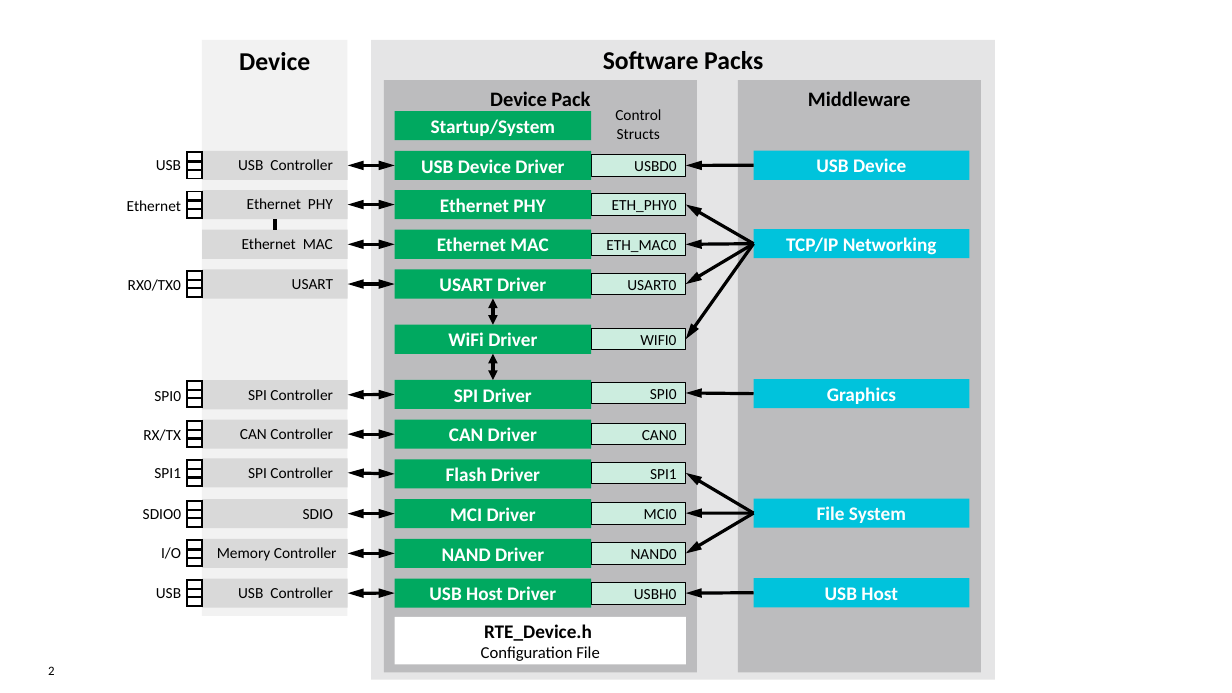
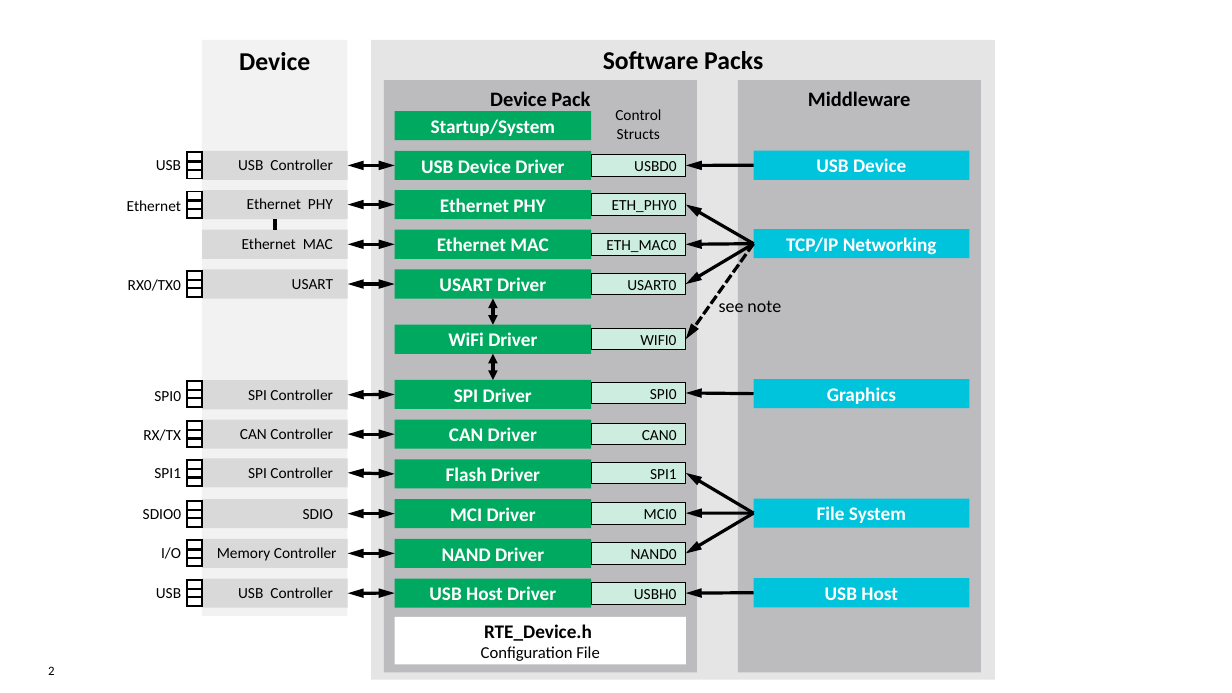
Before and after one commit to JonatanAntoni/CMSIS_6, a slide deck: slide 2 of doxygen/driver/src/images/driver.pptx. Drawn at 1232x693 pixels with LibreOffice and Linux fonts; fonts in the diff are those of the drawing; background and template pictures are left out. Boxes give left, top, right and bottom in pixels: in the first picture for what was removed or moved away, otherwise in the second. Text is boxed around its words. In the diff, an @@ line names an element or a change of style, - is before the commit and + after.

```diff
--- a/doxygen/driver/src/images/driver.pptx
+++ b/doxygen/driver/src/images/driver.pptx
@@ arrow (753, 244) - (686, 339): stroke #000000 2.5 pt to #000000 2.5 pt dashed @@
@@ text added at (x1=719, y1=300, x2=781, y2=313), 14 pt, text #000000 @@
+see note
```
Also in this commit, not shown: 3 other files.
